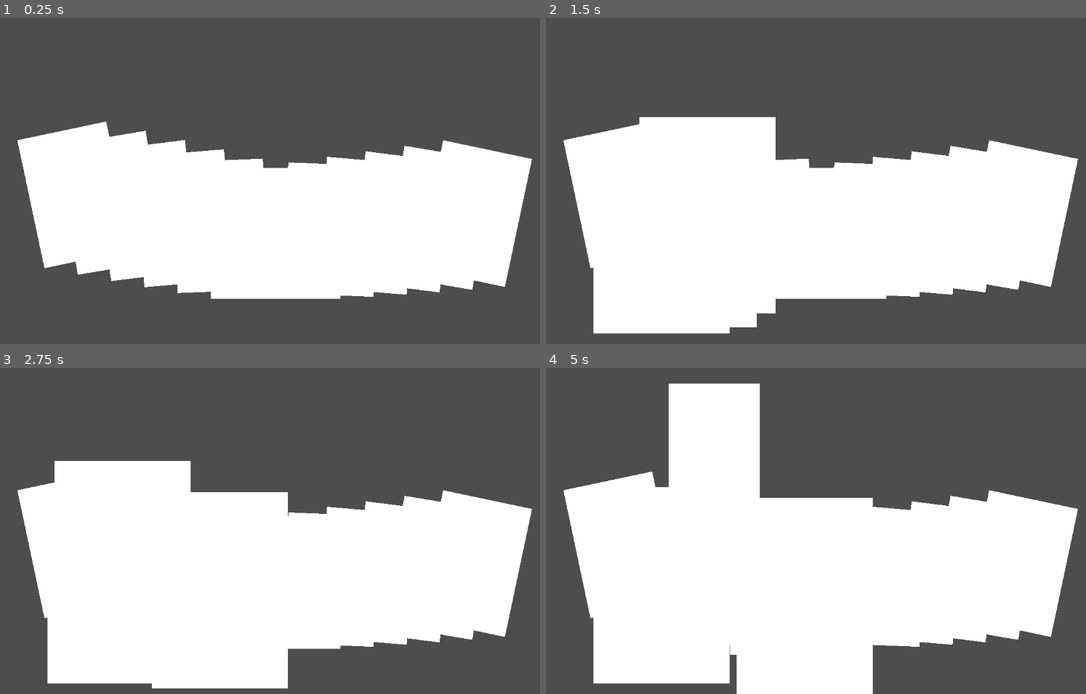
Above: before the commit, frames 1-4 (two rows, left to right).
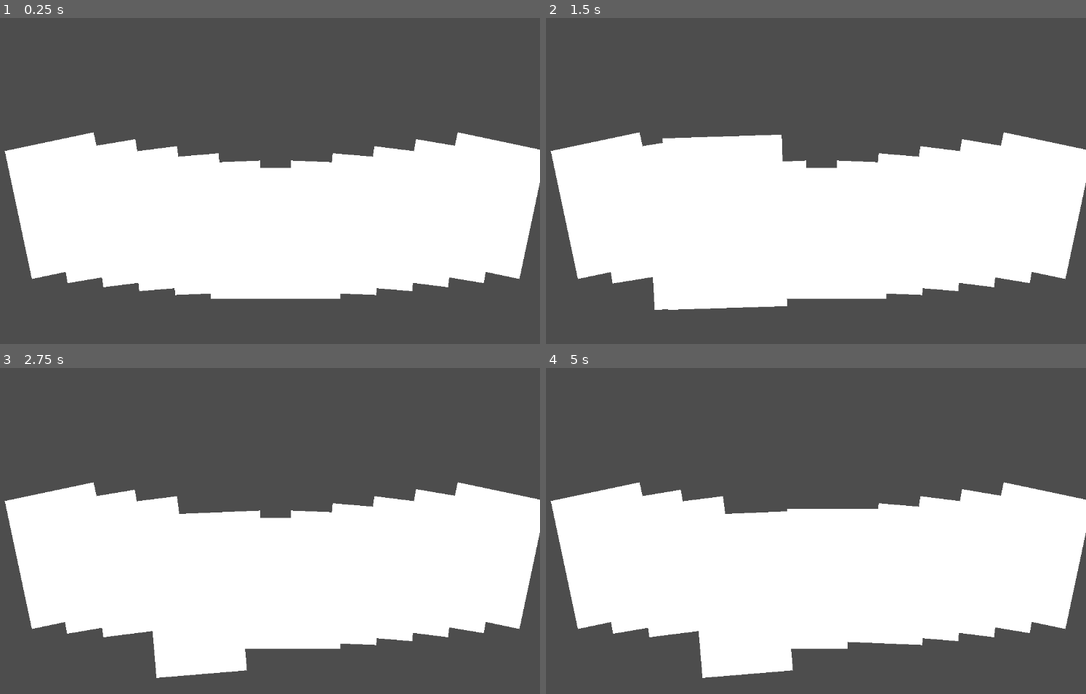
Above: after the commit, the same moments.

Repository: night-silhouette/gamejam
Game: Godot game, scene res://scene/game/game.tscn
Same seed, same stepped clock (60 frames per second), same inputs: the game is played once before the commit and once after it.
Inputs (mouse positions are in pixels of both pictures, inside the frame that each line leads up to):
- Up to frame 1 (0.25 s): no input
- Up to frame 2 (1.5 s): tap Enter at 0.5 s; drag from (621, 194) to (853, 109) at 0.52 s; drag from (675, 223) to (767, 246) at 1.27 s
- Up to frame 3 (2.75 s): move the mouse to (140, 579) at 2.02 s; click (140, 579) at 2.17 s
- Up to frame 4 (5 s): drag from (756, 579) to (621, 482) at 2.77 s; drag from (756, 579) to (826, 531) at 3.52 s; drag from (805, 596) to (708, 449) at 4.27 s

The runs differ from the first frame. In frame 1, 5.3% of the frame differs, in the area x 0-100%, y 31-86%; in frame 2, 9.1%; in frame 3, 13%; in frame 4, 17%, in the area x 0-100%, y 4-100%.
Error before the commit: Invalid call. Nonexistent function 'finished' in base 'Tween'. (res://class/card_on_hard/card_on_hard.gd:47)

Commit message:
bug全解决了，但global_position还是很诡异

Diff:
--- a/class/card_on_hard/card_on_hard.gd
+++ b/class/card_on_hard/card_on_hard.gd
@@ -3,7 +3,7 @@
 
 
 
-@export var transform_speed=900
+@export var transform_speed=1100
 @export var hover_transform_time=0.3
 
 var half_size = get_rect().size / 2.0
@@ -21,36 +21,30 @@
 
 var hover_lock:bool=true
 
-
-var start_hover_tween_container=[]
-var end_hover_tween_container=[]
+var hover_start_tween
+var hover_end_tween
 func _ready() -> void:
 
 	set_process(false)
 	mouse_entered.connect(func():
-		if hover_lock:
-			#hover_lock=false
-			for items in end_hover_tween_container:
-				items.finished()
-			orignal_rotation=rotation
-			start_hover_tween_container.push_back(Util.tween_fast_to_slow(self,"rotation",0,hover_transform_time,func():
-				hover_lock=true
-				start_hover_tween_container=[]))
-			start_hover_tween_container.push_back(Util.tween_fast_to_slow(self,"scale",Vector2(1.5,1.5),hover_transform_time))
-			start_hover_tween_container.push_back(Util.tween_fast_to_slow(self,"global_position",global_position+Vector2(-40,-40),hover_transform_time))
-			)
+
+		hover_start_tween=create_tween()
+		hover_start_tween.set_ease(Tween.EASE_OUT)
+		hover_start_tween.set_trans(Tween.TRANS_CUBIC)
+		hover_start_tween.set_parallel(true)
+		hover_start_tween.tween_property(self,"scale",Vector2(1.5,1.5),hover_transform_time)
+		hover_start_tween.tween_property(self,"rotation",0,hover_transform_time)
+
+		)
+
 	mouse_exited.connect(func():
-		if hover_lock:
-			#hover_lock=false
+		hover_end_tween=create_tween()
+		hover_end_tween.set_ease(Tween.EASE_OUT)
+		hover_end_tween.set_trans(Tween.TRANS_CUBIC)
+		hover_end_tween.set_parallel(true)
+		hover_end_tween.tween_property(self,"scale",Vector2(1,1),hover_transform_time)
+		hover_end_tween.tween_property(self,"rotation",orignal_rotation,2*hover_transform_time)
 
-			for items in start_hover_tween_container:
-				items.finished()
-			end_hover_tween_container.push_back(Util.tween_fast_to_slow(self,"rotation",orignal_rotation,hover_transform_time,func():
-				hover_lock=true
-				end_hover_tween_container=[]
-				))
-			end_hover_tween_container.push_back(Util.tween_fast_to_slow(self,"scale",Vector2(1,1),hover_transform_time))
-			end_hover_tween_container.push_back(Util.tween_fast_to_slow(self,"global_position",global_position-Vector2(-40,-40),hover_transform_time))
 		)
 
 
@@ -62,25 +56,25 @@
 		if event is InputEventMouseButton :
 			if event.pressed:
 				is_draged=true
-				orignal_position=global_position
+				print(global_position)
+				#orignal_position=global_position
 			else:
 				is_draged=false
 				drag_lock=false
 				Util.tween_fast_to_slow(self,"global_position",orignal_position,global_position.distance_to(orignal_position)/transform_speed,func():drag_lock=true)
-				#for items in start_hover_tween_container:
-					#items.kill()
-				#for items in end_hover_tween_container:
-					#items.kill()
 				mouse_exited.emit()
 		elif event is InputEventMouseMotion:
 			if is_draged:
 				update_card_to_mouse_center(event.position)
 
 func init():
+
+	#var center_point: Vector2 = self.size / 2.0
+	#self.pivot_offset = center_point
 	orignal_rotation=rotation
 	orignal_position=global_position
 
 
 func _process(delta: float) -> void:
-	if start_hover_tween_container:
-		print(start_hover_tween_container)
+
+	pass
--- a/scene/card_on_hard/Card_on_hard.tscn
+++ b/scene/card_on_hard/Card_on_hard.tscn
@@ -6,8 +6,9 @@
 custom_minimum_size = Vector2(180, 260)
 layout_mode = 3
 anchors_preset = 0
-offset_right = 60.0
-offset_bottom = 100.0
+offset_right = 180.0
+offset_bottom = 260.0
+pivot_offset = Vector2(90, 130)
 script = ExtResource("1_inydn")
 metadata/_custom_type_script = "uid://dtiy8502t4cqb"
 
--- a/scene/game/game.tscn
+++ b/scene/game/game.tscn
@@ -10,10 +10,10 @@
 [node name="hard_container" type="Control" parent="."]
 layout_mode = 3
 anchors_preset = 0
-offset_left = -568.0
-offset_top = 57.0
-offset_right = -528.0
-offset_bottom = 97.0
+offset_left = -470.0
+offset_top = 120.0
+offset_right = -430.0
+offset_bottom = 160.0
 script = ExtResource("1_pw1yp")
 base_y_offset = 350.0
 y_bios = 11
@@ -39,12 +39,16 @@
 [node name="card_in_hard10" parent="hard_container" instance=ExtResource("1_8xedm")]
 
 [node name="card_in_hard11" parent="hard_container" instance=ExtResource("1_8xedm")]
+offset_left = -95.0
+offset_top = -128.0
+offset_right = 85.0
+offset_bottom = 132.0
 
 [node name="card_in_hard12" parent="hard_container" instance=ExtResource("1_8xedm")]
-offset_left = 1.0
-offset_top = 1.0
-offset_right = 181.0
-offset_bottom = 261.0
+offset_left = -92.0
+offset_top = -126.0
+offset_right = 88.0
+offset_bottom = 134.0
 
 [node name="Button" type="Button" parent="."]
 offset_left = 753.0
